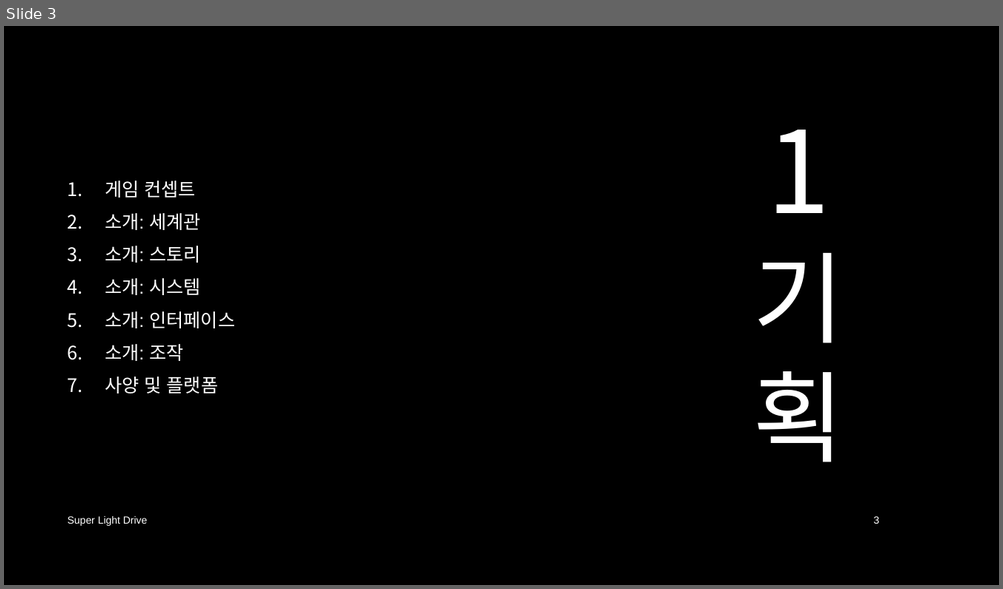
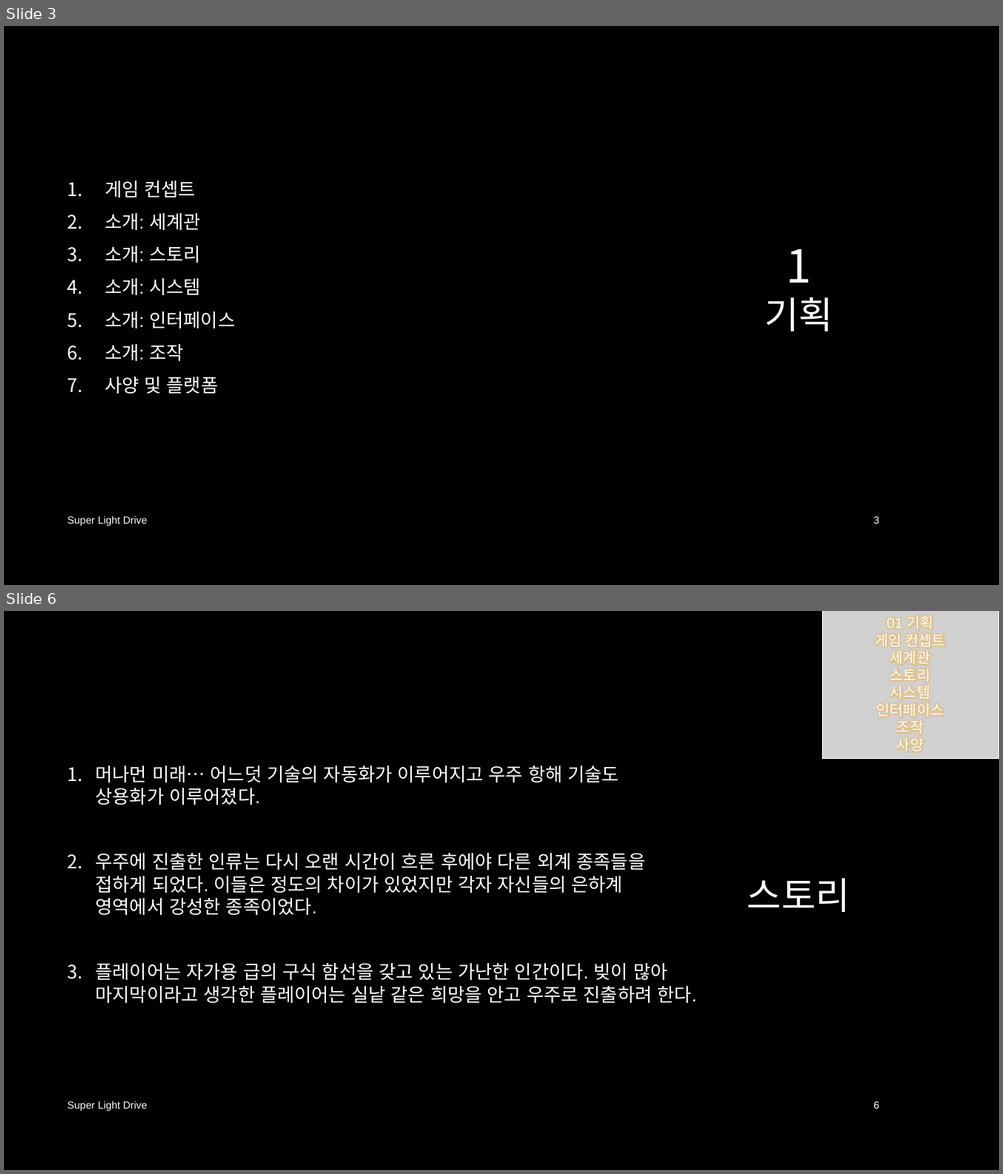
Before and after one commit to iconstudio/2017-Platformer, a slide deck: slides/SuperLightDrive_20171228.pptx. Shown one above the other, each under a label of ours: slide 3 before the commit, slides 3 and 6 after it; the slides between them are not shown. The pictures are 1003x589 and 1003x1174 pixels, drawn with LibreOffice and Linux fonts; fonts in the diff are those of the drawing; grey boxes stand for pictures; background and template pictures are left out. Boxes give left, top, right and bottom in pixels: in the first picture for what was removed or moved away, otherwise in the second. Text is boxed around its words. In the diff, an @@ line names an element or a change of style, - is before the commit and + after.

```diff
--- a/slides/SuperLightDrive_20171228.pptx
+++ b/slides/SuperLightDrive_20171228.pptx
@@ slide 6 added at (4, 611, 999, 1170), background picture (left out) @@
@@ picture added at (822, 611, 998, 759), 14 pt, text #FFFFFF @@
+01 기획
+게임 컨셉트
+세계관
+스토리
+시스템
+인터페이스
+조작
+사양
@@ text added at (95, 766, 697, 1003), 18 pt, text #FFFFFF @@
+1. 머나먼 미래… 어느덧 기술의 자동화가 이루어지고 우주 항해 기술도 상용화가 이루어졌다.
+2. 우주에 진출한 인류는 다시 오랜 시간이 흐른 후에야 다른 외계 종족들을 접하게 되었다. 이들은 정도의 차이가 있었지만 각자 자신들의 은하계 영역에서 강성한 종족이었다.
+3. 플레이어는 자가용 급의 구식 함선을 갖고 있는 가난한 인간이다. 빚이 많아 마지막이라고 생각한 플레이어는 실낱 같은 희망을 안고 우주로 진출하려 한다.
@@ title added at (747, 878, 850, 912), 36 pt, text #FFFFFF @@
+스토리
@@ text added at (68, 1102, 148, 1111), 10 pt, text #FFFFFF @@
+Super Light Drive
@@ page number added at (874, 1102, 879, 1109), 10 pt, text #FFFFFF @@
+6
@@ slide 3 changed as well @@
@@ title at (764, 249, 833, 332): text changed; size 96 to 36 pt @@
-1기획
+1
+기획
```
Also in this commit, not shown: 3 other slides changed, 16 other slides added.
